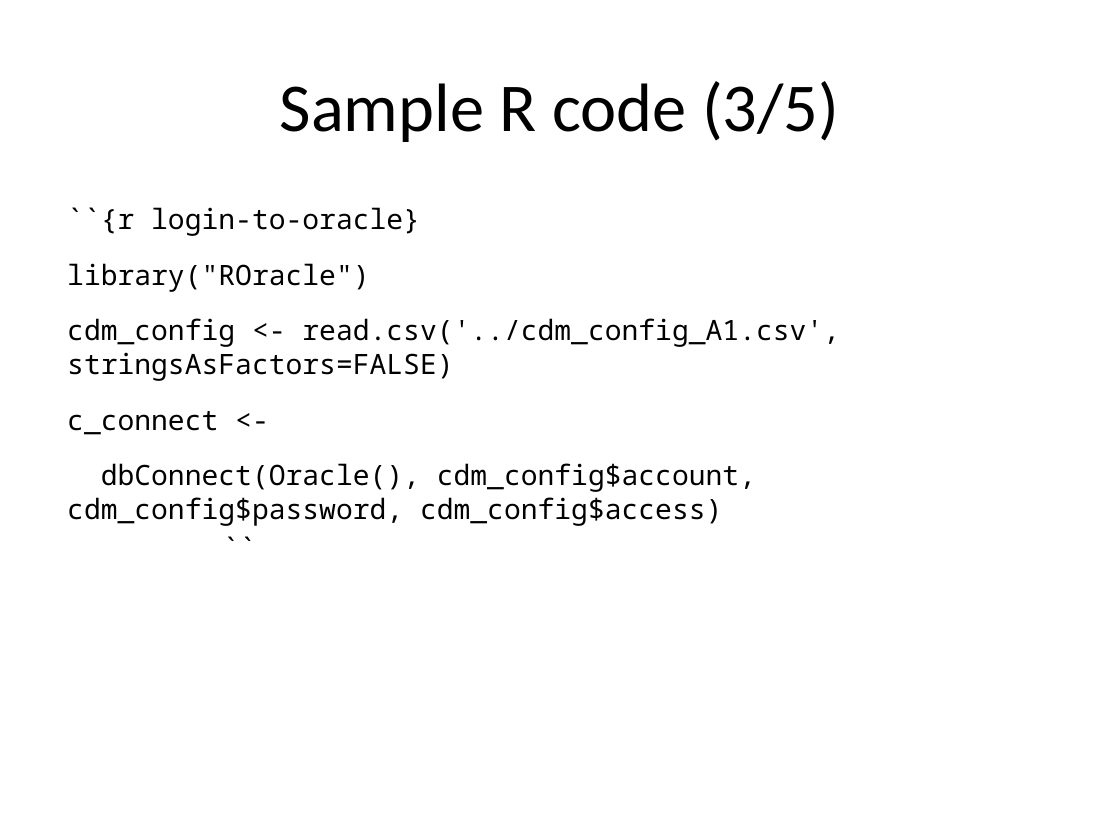
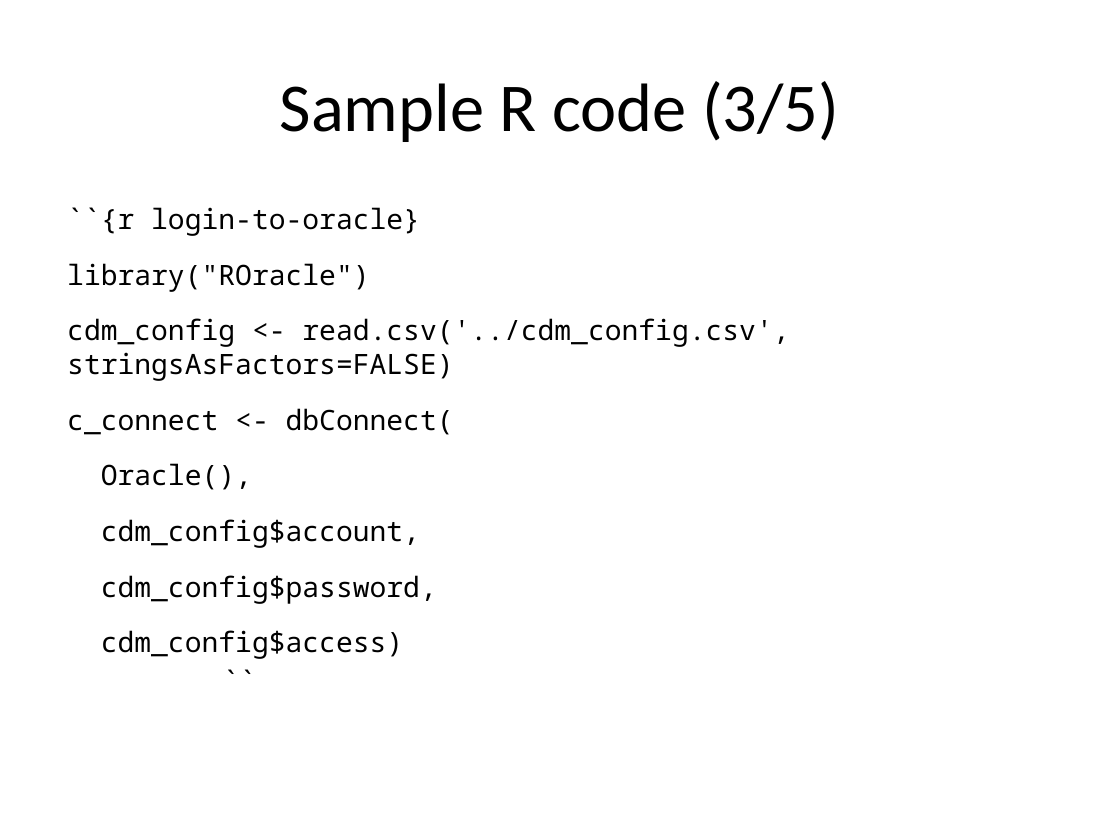
Before and after one commit to kumc-bmi/heron-i2b2-analytics, a slide deck: slide 15 of talks/sql-into-r/slides.pptx. Drawn at 1120x840 pixels with LibreOffice and Linux fonts; fonts in the diff are those of the drawing. Boxes give left, top, right and bottom in pixels: in the first picture for what was removed or moved away, otherwise in the second. Text is boxed around its words. In the diff, an @@ line names an element or a change of style, - is before the commit and + after.

Commit message:
Fixed small typo in sal-into-r slides.

```diff
--- a/talks/sql-into-r/slides.pptx
+++ b/talks/sql-into-r/slides.pptx
@@ text at bbox=[67, 207, 789, 659]: text changed @@
-``{r login-to-oracle}
-library("ROracle")
-cdm_config <- read.csv('../cdm_config_A1.csv', stringsAsFactors=FALSE)
-c_connect <-
-dbConnect(Oracle(), cdm_config$account, cdm_config$password, cdm_config$access)
-``
+``{r login-to-oracle}
+library("ROracle")
+cdm_config <- read.csv('../cdm_config.csv', stringsAsFactors=FALSE)
+c_connect <- dbConnect(
+Oracle(),
+cdm_config$account,
+cdm_config$password,
+cdm_config$access)
+``
```
Also in this commit, not shown: 3 other slides changed, 2 slides added, 1 other file.
